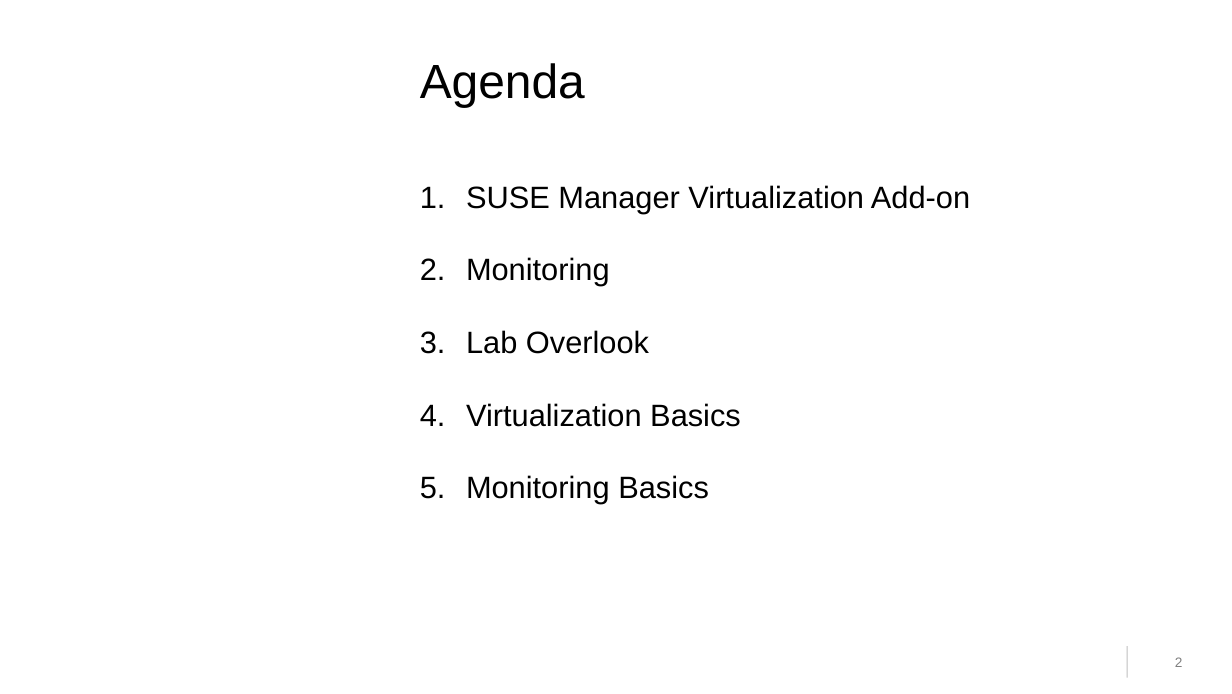
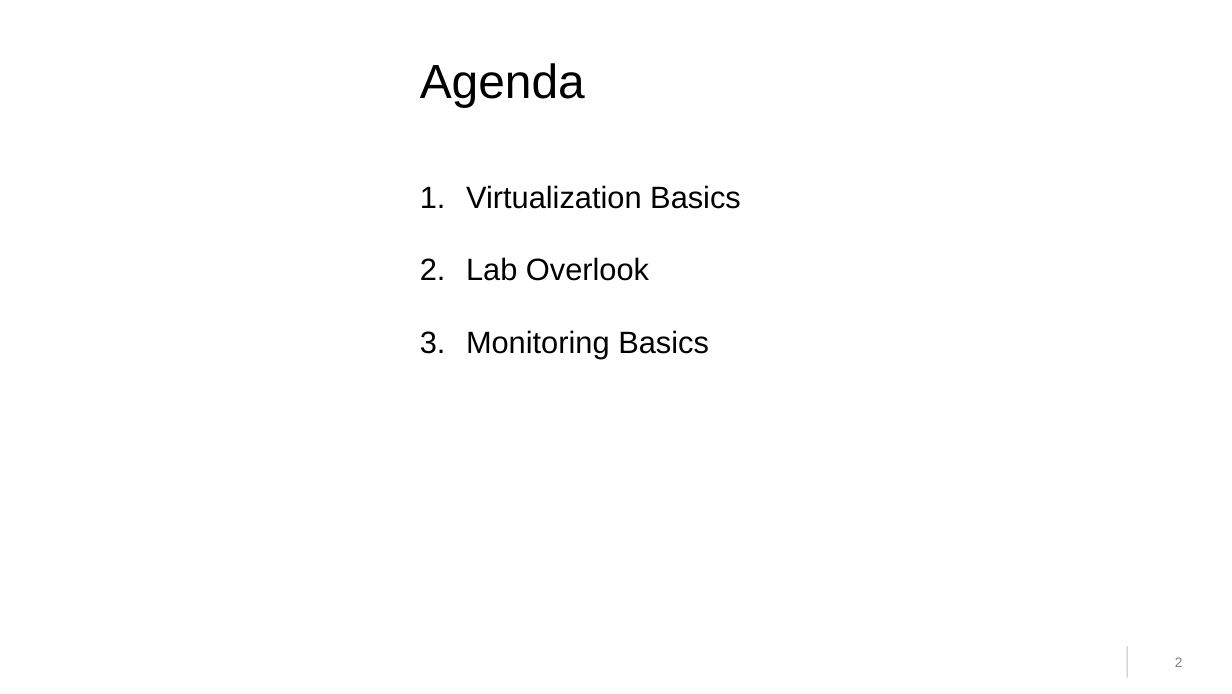
Before and after one commit to cbosdo/sumaform, a slide deck: slide 2 of lab/pdf/slides.odp. Drawn at 1232x694 pixels with LibreOffice and Linux fonts; fonts in the diff are those of the drawing; background and template pictures are left out. Boxes give left, top, right and bottom in pixels: in the first picture for what was removed or moved away, otherwise in the second. Text is boxed around its words. In the diff, an @@ line names an element or a change of style, - is before the commit and + after.

Commit message:
fix agenda in slides

```diff
--- a/lab/pdf/slides.odp
+++ b/lab/pdf/slides.odp
@@ text at [466, 185, 741, 209]: text changed @@
-1. SUSE Manager Virtualization Add-on
-2. Monitoring
+1. Virtualization Basics
@@ text at [466, 403, 741, 427]: paragraph removed @@
-4. Virtualization Basics
```
Also in this commit, not shown: 2 other slides changed.
